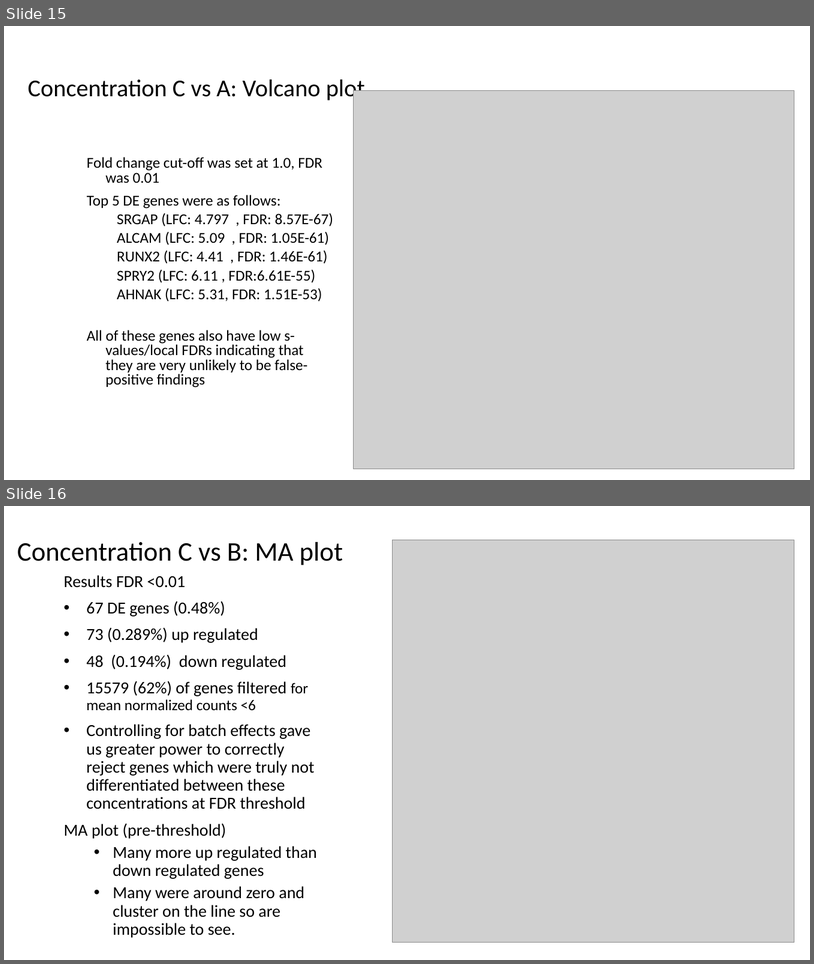
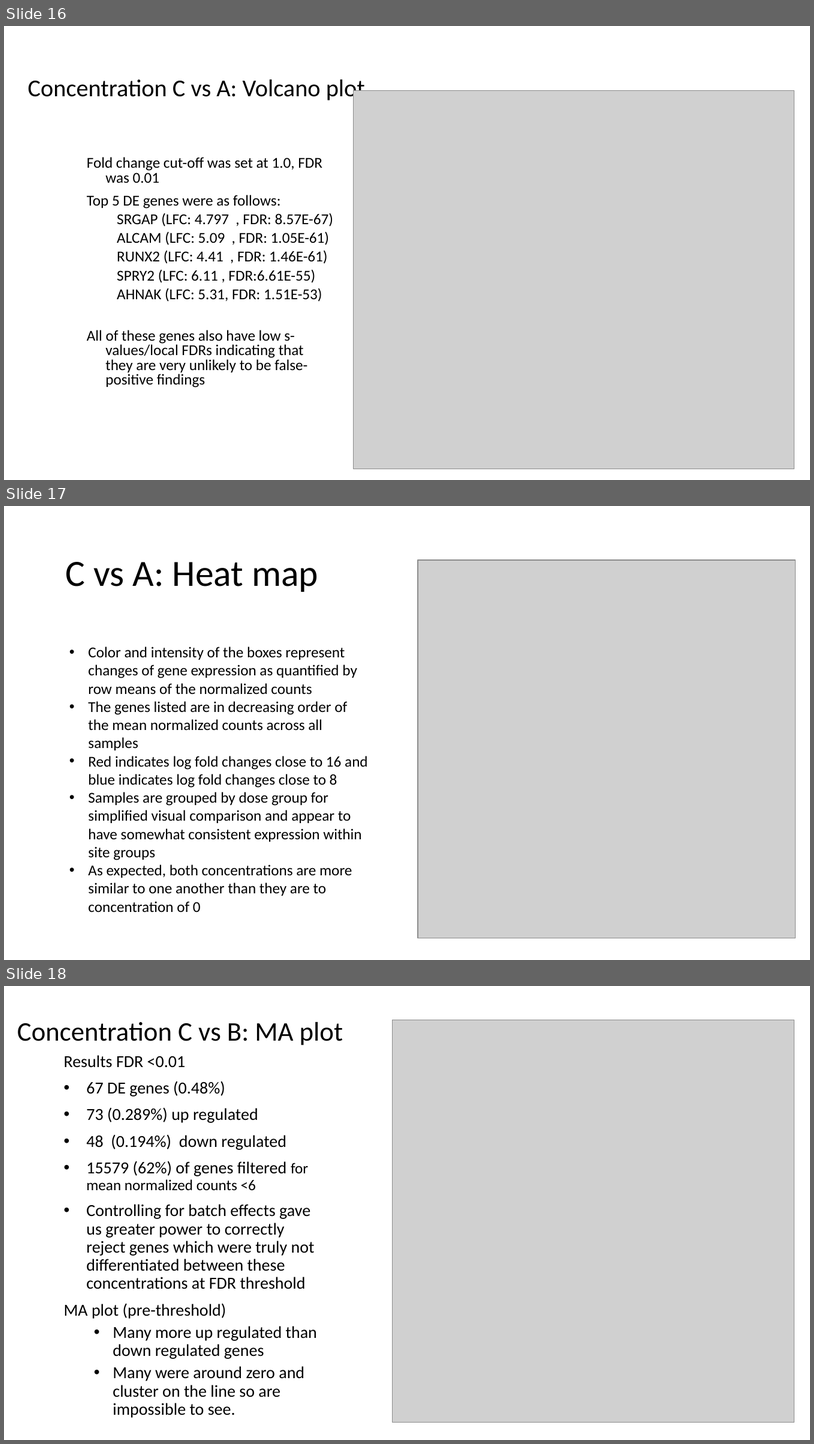
Before and after one commit to EmoryIntegratedComputationalCore/SSU11755, a slide deck: SSU11755_RNAseqsummary_01032020.pptx. Shown one above the other, each under a label of ours: slides 15 and 16 before the commit, slides 16, 17 and 18 after it. The pictures are 814x964 and 814x1444 pixels, drawn with LibreOffice and Linux fonts; fonts in the diff are those of the drawing; grey boxes stand for pictures. Boxes give left, top, right and bottom in pixels: in the first picture for what was removed or moved away, otherwise in the second. Text is boxed around its words. In the diff, an @@ line names an element or a change of style, - is before the commit and + after.

```diff
--- a/SSU11755_RNAseqsummary_01032020.pptx
+++ b/SSU11755_RNAseqsummary_01032020.pptx
@@ slide 17 added at bbox=[4, 506, 810, 960], background #FFFFFF @@
@@ title added at bbox=[65, 562, 318, 592], 44 pt, text #000000 @@
+C vs A: Heat map
@@ picture added at bbox=[419, 560, 797, 938] @@
@@ text added at bbox=[88, 646, 368, 912], 18 pt, text #000000 @@
+• Color and intensity of the boxes represent changes of gene expression as quantified by row means of the normalized counts
+• The genes listed are in decreasing order of the mean normalized counts across all samples
+• Red indicates log fold changes close to 16 and blue indicates log fold changes close to 8
+• Samples are grouped by dose group for simplified visual comparison and appear to have somewhat consistent expression within site groups
+• As expected, both concentrations are more similar to one another than they are to concentration of 0
@@ what was slide 15 is now slide 16 @@
@@ what was slide 16 is now slide 18 @@
```
Also in this commit, not shown: 3 other slides added, 1 slide removed, 1 other file.
